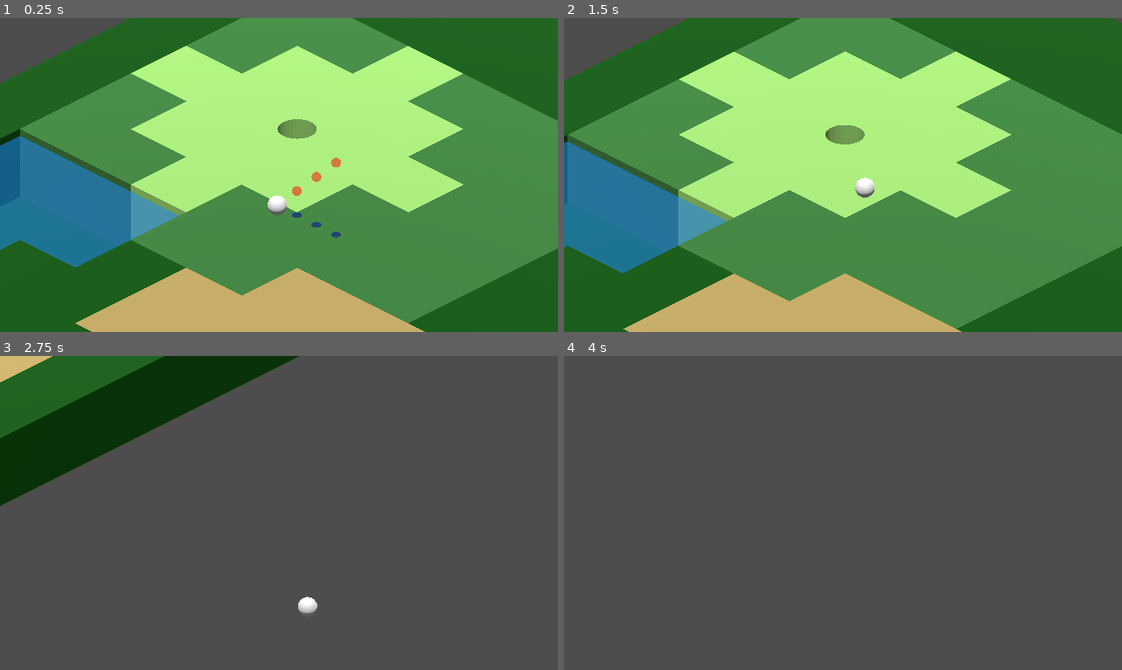
Above: before the commit, frames 1-4 (two rows, left to right).
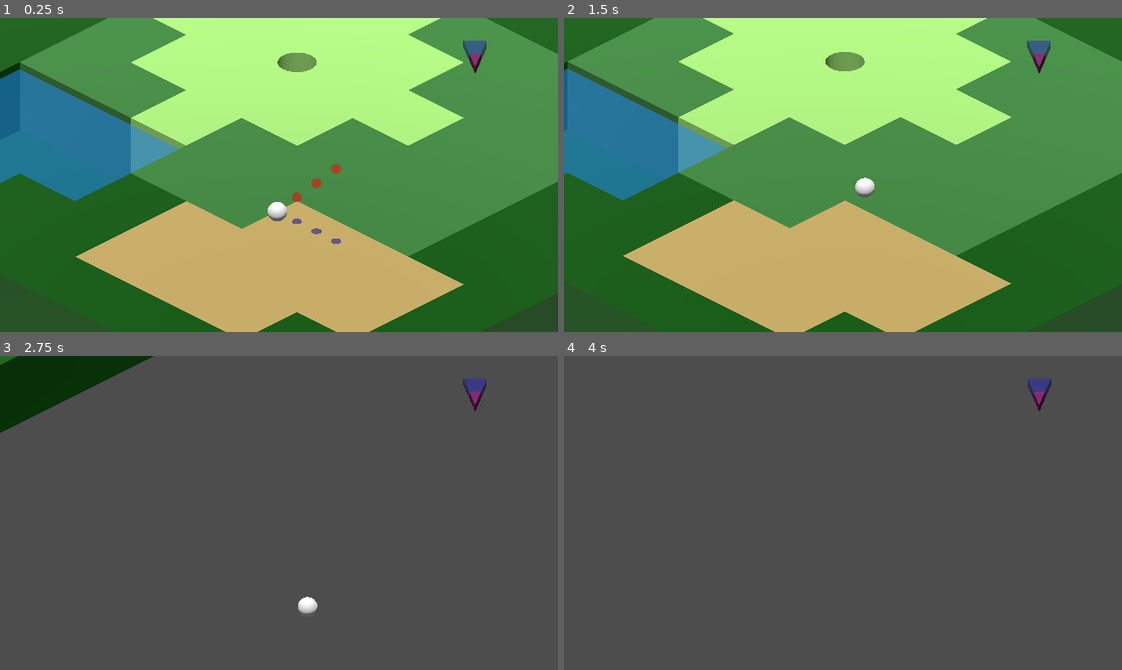
Above: after the commit, the same moments.

Repository: corin-gaiotto/gdc-jam-fall-2026
Game: Godot game, scene res://scenes/golfing.tscn
Two runs of this game, one before a commit and one after it. Both use one fixed random seed, a clock stepped at 60 frames per second and the inputs below.
Inputs:
- Up to frame 1 (0.25 s): no input
- Up to frame 2 (1.5 s): hold D (ball_angle_right) 0.53-1.28 s; tap Space (ball_launch) at 0.6, 1.35 s; tap Enter at 1.25 s; hold S (ball_angle_down) from 1.28 s (still down)
- Up to frame 3 (2.75 s): release S (ball_angle_down) at 2.03 s; hold D (ball_angle_right) from 2.03 s (still down); tap Space (ball_launch) at 2.1 s
- Up to frame 4 (4 s): release D (ball_angle_right) at 2.78 s; hold W (ball_angle_up) 2.78-3.53 s; tap Space (ball_launch) at 2.85, 3.6 s; hold A (ball_angle_left) from 3.53 s (still down)

The runs differ from the first frame. In frame 1, 59% of the frame differs, in the area x 0-100%, y 0-100%; in frame 2, 63%; in frame 3, 13%; in frame 4, 0.3%.

Commit message:
added 3D wind direction/strength UI indicator

Diff:
--- /dev/null
+++ b/scenes/game_camera.tscn
@@ -0,0 +1,34 @@
+[gd_scene format=3 uid="uid://d3p7awstojlyc"]
+
+[ext_resource type="Script" uid="uid://c4a0v5yh4eib4" path="res://scripts/camera_3d.gd" id="1_1qhs2"]
+
+[sub_resource type="StandardMaterial3D" id="StandardMaterial3D_3ysr2"]
+transparency = 1
+albedo_color = Color(0, 0, 0.5921569, 0.49803922)
+
+[sub_resource type="PrismMesh" id="PrismMesh_2j3k6"]
+material = SubResource("StandardMaterial3D_3ysr2")
+size = Vector3(0.3, 1, 0.1)
+
+[sub_resource type="StandardMaterial3D" id="StandardMaterial3D_i1d0b"]
+transparency = 1
+albedo_color = Color(1, 0, 0, 0.81960785)
+
+[sub_resource type="PrismMesh" id="PrismMesh_3ysr2"]
+material = SubResource("StandardMaterial3D_i1d0b")
+size = Vector3(0.15, 0.5, 0.1)
+
+[node name="Camera3D" type="Camera3D" unique_id=2039474309]
+transform = Transform3D(0.7071067, -0.35355338, 0.6123724, 0, 0.8660254, 0.5, -0.7071067, -0.35355338, 0.6123724, 0, 0, 0)
+projection = 1
+size = 4.0
+script = ExtResource("1_1qhs2")
+
+[node name="WindIndicator" type="MeshInstance3D" parent="." unique_id=1418390857]
+transform = Transform3D(1, 0, 0, 0, -4.371139e-08, -1, 0, 1, -4.371139e-08, 2.5, 1.5, -1)
+rotation_order = 0
+mesh = SubResource("PrismMesh_2j3k6")
+
+[node name="MeshInstance3D" type="MeshInstance3D" parent="WindIndicator" unique_id=1242813094]
+transform = Transform3D(1, 0, 0, 0, 1, 0, 0, 0, 1, 0, 0.25, 0)
+mesh = SubResource("PrismMesh_3ysr2")
--- a/scenes/golfing.tscn
+++ b/scenes/golfing.tscn
@@ -1,6 +1,6 @@
 [gd_scene format=3 uid="uid://dnw4bx1akagbt"]
 
-[ext_resource type="Script" uid="uid://c4a0v5yh4eib4" path="res://scripts/camera_3d.gd" id="1_furft"]
+[ext_resource type="PackedScene" uid="uid://d3p7awstojlyc" path="res://scenes/game_camera.tscn" id="1_rbsrl"]
 [ext_resource type="MeshLibrary" uid="uid://dhpmja7p5e7fa" path="res://resources/mesh/default_mesh_library.tres" id="1_wi6v5"]
 [ext_resource type="PackedScene" uid="uid://bjeuxns80ro51" path="res://scenes/golf_ball.tscn" id="2_xbj8l"]
 [ext_resource type="PackedScene" uid="uid://c28ksxkp4mhey" path="res://scenes/wind_controller.tscn" id="4_rbsrl"]
@@ -17,11 +17,8 @@
 [node name="DirectionalLight3D" type="DirectionalLight3D" parent="." unique_id=448123260]
 transform = Transform3D(0.8660253, -0.48296288, 0.12940954, 0, 0.25881904, 0.9659258, -0.49999997, -0.8365162, 0.22414389, 0.03189373, 1.0257893, 0)
 
-[node name="Camera3D" type="Camera3D" parent="." unique_id=1731411613 node_paths=PackedStringArray("tracking_ball")]
-transform = Transform3D(0.7071067, -0.35355338, 0.6123724, 0, 0.8660254, 0.5, -0.7071067, -0.35355338, 0.6123724, 1, 2, 1)
-projection = 1
-size = 4.0
-script = ExtResource("1_furft")
+[node name="Camera3D" parent="." unique_id=2039474309 node_paths=PackedStringArray("tracking_ball") instance=ExtResource("1_rbsrl")]
+transform = Transform3D(0.7071067, -0.3535534, 0.61237234, 0, 0.8660254, 0.5, -0.7071067, -0.3535534, 0.61237234, 1, 2, 1)
 tracking_ball = NodePath("../GolfBall")
 
 [node name="GridMap" type="GridMap" parent="." unique_id=1584921779]
@@ -37,7 +34,7 @@
 environment = SubResource("Environment_2j3k6")
 
 [node name="GolfBall" parent="." unique_id=1367131474 node_paths=PackedStringArray("wind_controller") instance=ExtResource("2_xbj8l")]
-transform = Transform3D(1, 0, 0, 0, 1, 0, 0, 0, 1, 0.19504404, 0.2256209, 0.5544168)
+transform = Transform3D(1, 0, 0, 0, 1, 0, 0, 0, 1, 0.19504404, -0.8486372, 0.5544168)
 wind_controller = NodePath("../WindController")
 
 [node name="WindController" parent="." unique_id=1318375014 instance=ExtResource("4_rbsrl")]
--- a/scripts/camera_3d.gd
+++ b/scripts/camera_3d.gd
@@ -1,7 +1,10 @@
 extends Camera3D
 
-@export var tracking_ball: RigidBody3D
+@export var tracking_ball: GolfBall
 var tracking_offset: Vector3 = Vector3(2, 2, 2)
 
 func _physics_process(delta: float) -> void:
 	position = lerp(position, tracking_ball.position + tracking_offset, 0.15)
+	var dir = tracking_ball.wind_controller.wind_direction
+	$WindIndicator.global_rotation = Vector3(PI/2, PI/2 - dir, 0)
+	$WindIndicator.scale.y = tracking_ball.wind_controller.wind_strength/300
--- a/scripts/golf_ball.gd
+++ b/scripts/golf_ball.gd
@@ -1,4 +1,6 @@
 extends RigidBody3D
+
+class_name GolfBall
 
 @onready var aim_visuals = [$RayCast3D/AimVisual1, $RayCast3D/AimVisual2, $RayCast3D/AimVisual3]
 @onready var aim_shadows = [$RayCast3D/AimShadow1, $RayCast3D/AimShadow2, $RayCast3D/AimShadow3]
